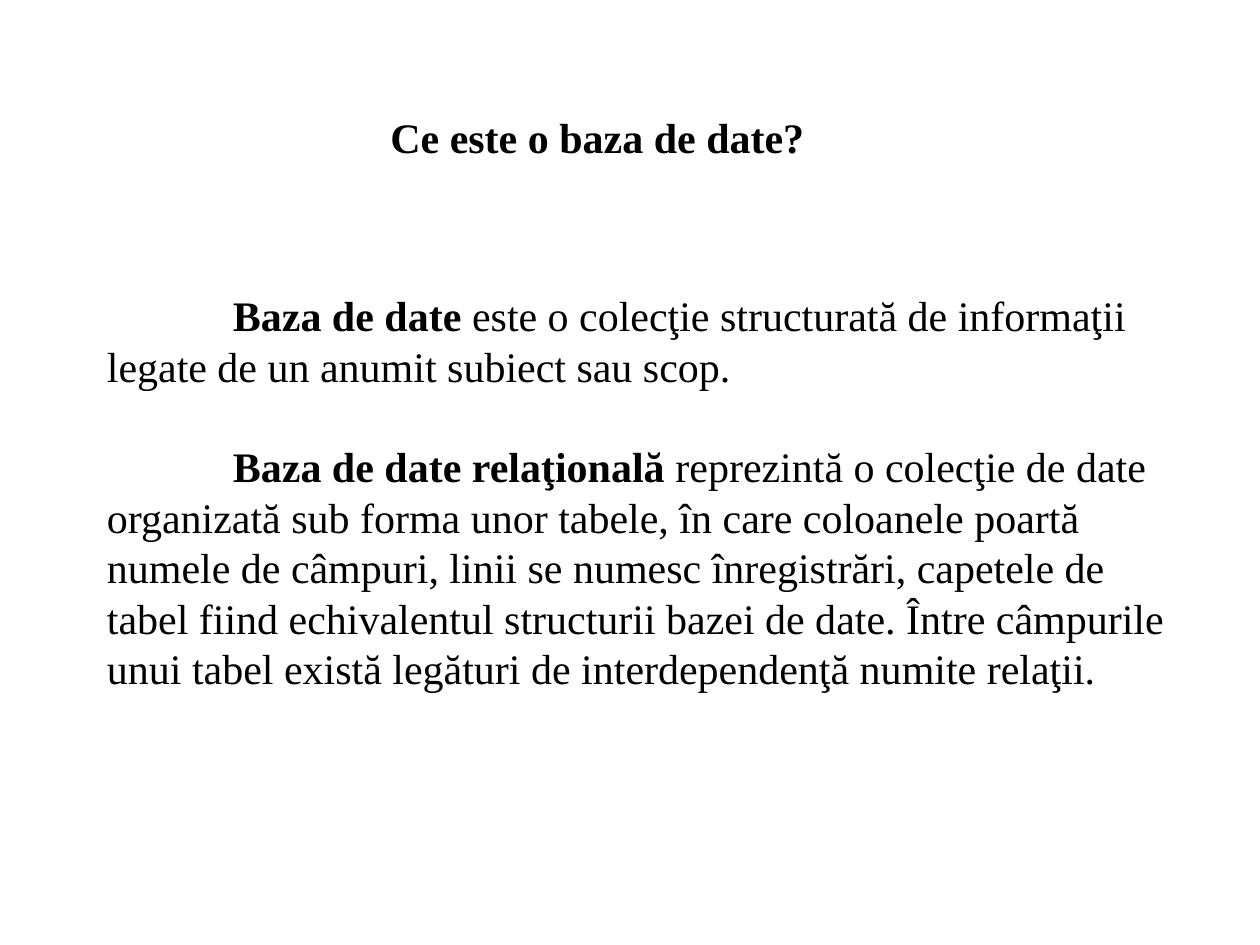
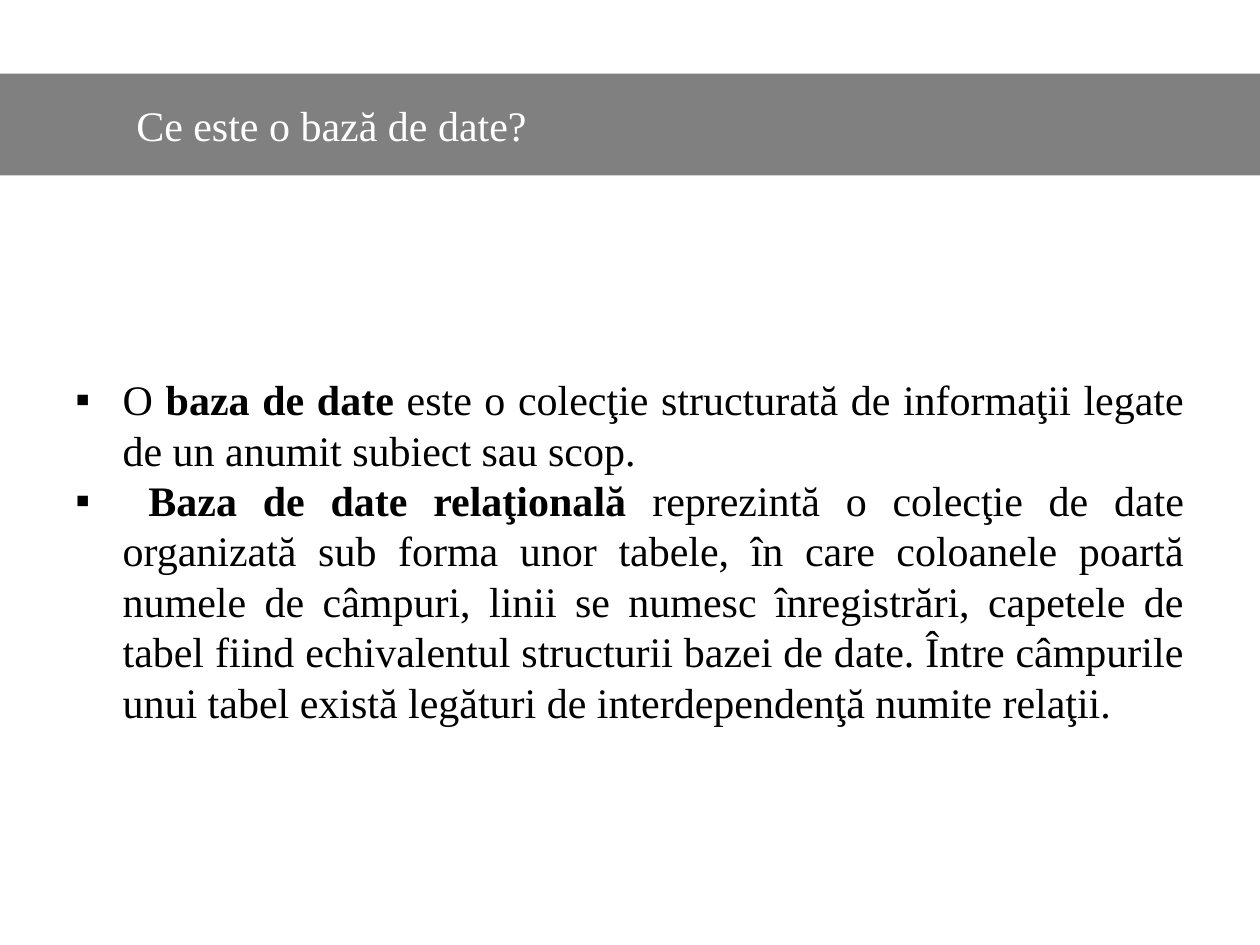
Before and after one commit to Dani25/BDOO, a slide deck: slide 2 of bdoo.pptx. Drawn at 1260x945 pixels with LibreOffice and Linux fonts; fonts in the diff are those of the drawing. Boxes give left, top, right and bottom in pixels: in the first picture for what was removed or moved away, otherwise in the second. Text is boxed around its words. In the diff, an @@ line names an element or a change of style, - is before the commit and + after.

Commit message:
Update design

```diff
--- a/bdoo.pptx
+++ b/bdoo.pptx
@@ rectangle "Ce este o bază de ...": place and size @@
-rectangle "Ce este o bază de ..." at <box>390,124,804,154</box>
+rectangle "Ce este o bază de ..." at <box>0,73,1260,175</box>
@@ rectangle "Ce este o bază de ..." at <box>0,73,1260,175</box>: vertical alignment top to middle; fill none to #808080 @@
@@ text in rectangle at <box>136,112,526,142</box>: text changed; text colour #000000 to #FFFFFF; bold off @@
-Ce este o baza de date?
+Ce este o bază de date?
@@ text "O baza de date este ...": place and size @@
-text "O baza de date este ..." at <box>107,301,1164,693</box>
+text "O baza de date este ..." at <box>123,385,1184,727</box>
@@ text at <box>123,385,1184,475</box>: text changed @@
-Baza de date este o colecţie structurată de informaţii legate de un anumit subiect sau scop.
+▪ O baza de date este o colecţie structurată de informaţii legate de un anumit subiect sau scop.
@@ text at <box>123,486,1184,727</box>: alignment left to justified; bullet none to ▪ @@
```
Also in this commit, not shown: 20 other slides changed, 2 slides added, 2 slides removed.
